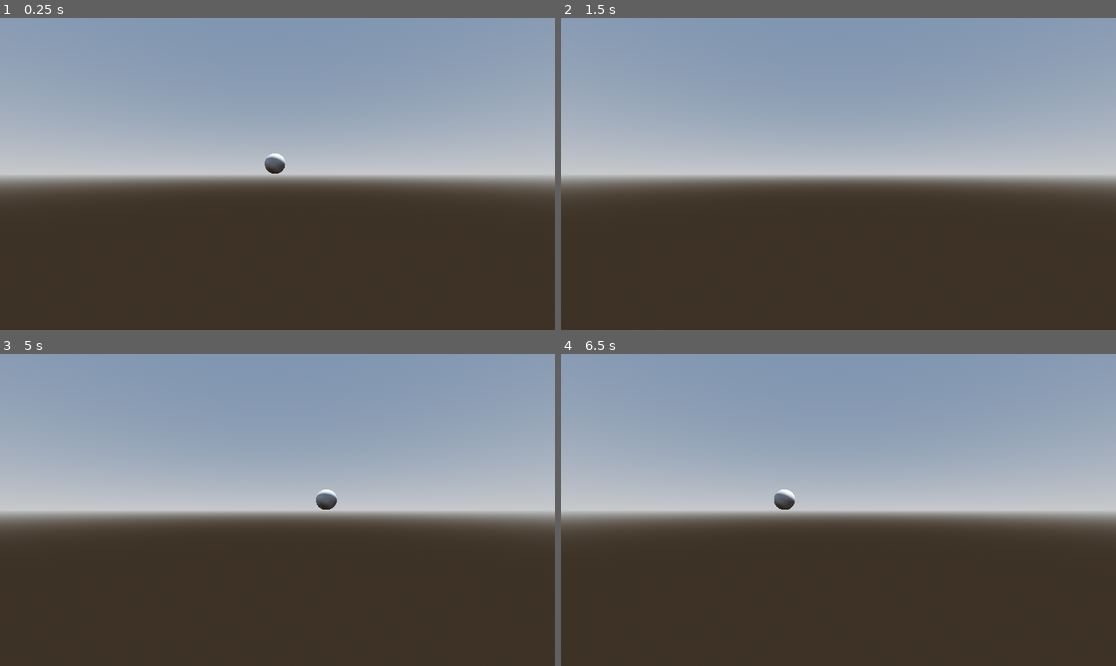
Above: before the commit, frames 1-4 (two rows, left to right).
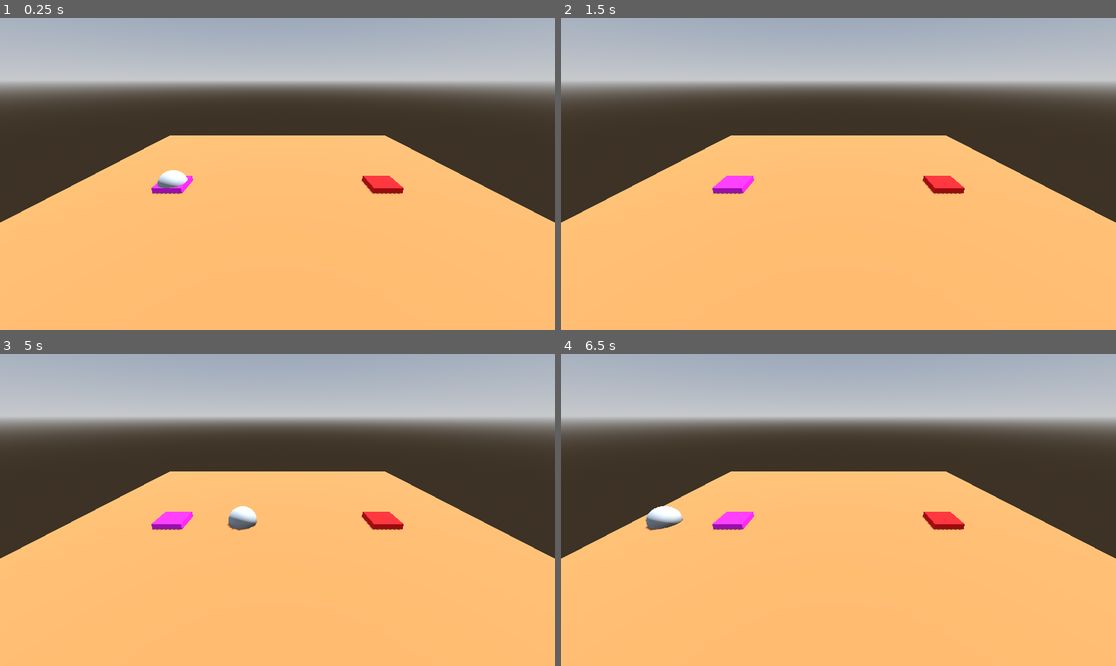
Above: after the commit, the same moments.

Repository: tautminas/sphere-in-a-maze
Game: Godot game, scene res://Level/level.tscn
The game is run twice, just before and just after one commit, with the same random seed, the same clock (stepped at 60 frames per second) and the same inputs. Before the commit the project starts from res://player.tscn.
Inputs:
- Up to frame 1 (0.25 s): no input
- Up to frame 2 (1.5 s): tap Enter at 0.5 s; hold Right (ui_right) 0.53-1.28 s; tap Space at 1.25 s; hold Left (ui_left) from 1.28 s (still down)
- Up to frame 3 (5 s): release Left (ui_left) at 2.03 s; hold Right (ui_right) 2.03-3.53 s; tap Enter at 2.75, 4.25 s; tap Space at 3.5 s; hold Left (ui_left) from 3.53 s (still down)
- Up to frame 4 (6.5 s): tap Space at 5.75 s; release Left (ui_left) at 5.78 s; hold Right (ui_right) from 5.78 s (still down)

The runs differ from the first frame. In frame 1, 99% of the frame differs, in the area x 0-100%, y 0-100%; in frame 2, 99%; in frame 3, 99%; in frame 4, 99%.

Commit message:
Create Level scene

Diff:
--- /dev/null
+++ b/Level/level.tscn
@@ -0,0 +1,56 @@
+[gd_scene load_steps=8 format=3 uid="uid://2kvn12xg8s8p"]
+
+[ext_resource type="PackedScene" uid="uid://cyhvniedkv4gs" path="res://player.tscn" id="1_ouy0f"]
+
+[sub_resource type="ProceduralSkyMaterial" id="ProceduralSkyMaterial_u31xn"]
+sky_horizon_color = Color(0.64625, 0.65575, 0.67075, 1)
+ground_horizon_color = Color(0.64625, 0.65575, 0.67075, 1)
+
+[sub_resource type="Sky" id="Sky_el50j"]
+sky_material = SubResource("ProceduralSkyMaterial_u31xn")
+
+[sub_resource type="Environment" id="Environment_dovew"]
+background_mode = 2
+sky = SubResource("Sky_el50j")
+tonemap_mode = 2
+
+[sub_resource type="StandardMaterial3D" id="StandardMaterial3D_0q7et"]
+albedo_color = Color(0.580392, 0.368627, 0.196078, 0.823529)
+
+[sub_resource type="StandardMaterial3D" id="StandardMaterial3D_hvt0v"]
+albedo_color = Color(1, 0.0705882, 1, 1)
+
+[sub_resource type="StandardMaterial3D" id="StandardMaterial3D_4n4e1"]
+albedo_color = Color(1, 0, 0.0352941, 1)
+
+[node name="Level" type="Node3D"]
+
+[node name="WorldEnvironment" type="WorldEnvironment" parent="."]
+environment = SubResource("Environment_dovew")
+
+[node name="DirectionalLight3D" type="DirectionalLight3D" parent="."]
+transform = Transform3D(-0.866023, -0.433016, 0.250001, 0, 0.499998, 0.866027, -0.500003, 0.749999, -0.43301, 0, 0, 0)
+shadow_enabled = true
+
+[node name="Floor" type="CSGBox3D" parent="."]
+transform = Transform3D(1, 0, 0, 0, 1, 0, 0, 0, 1, 0, -0.5, 0)
+use_collision = true
+size = Vector3(30, 1, 30)
+material = SubResource("StandardMaterial3D_0q7et")
+
+[node name="StartPad" type="CSGBox3D" parent="."]
+transform = Transform3D(1, 0, 0, 0, 1, 0, 0, 0, 1, -7.5, 0.2, 0)
+size = Vector3(2, 0.4, 2)
+material = SubResource("StandardMaterial3D_hvt0v")
+
+[node name="EndPad" type="CSGBox3D" parent="."]
+transform = Transform3D(1, 0, 0, 0, 1, 0, 0, 0, 1, 7.5, 0.2, 0)
+use_collision = true
+size = Vector3(2, 0.4, 2)
+material = SubResource("StandardMaterial3D_4n4e1")
+
+[node name="Camera3D" type="Camera3D" parent="."]
+transform = Transform3D(1, 0, 0, 0, 0.907777, 0.419452, 0, -0.419452, 0.907777, 0, 7, 13)
+
+[node name="Player" parent="." instance=ExtResource("1_ouy0f")]
+transform = Transform3D(1, 0, 0, 0, 1, 0, 0, 0, 1, -7.5, 0.2, 0)
--- a/player.tscn
+++ b/player.tscn
@@ -1,18 +1,6 @@
-[gd_scene load_steps=6 format=3 uid="uid://cyhvniedkv4gs"]
+[gd_scene load_steps=3 format=3 uid="uid://cyhvniedkv4gs"]
 
 [ext_resource type="Script" path="res://player.gd" id="1_ummwh"]
-
-[sub_resource type="ProceduralSkyMaterial" id="ProceduralSkyMaterial_ummh1"]
-sky_horizon_color = Color(0.64625, 0.65575, 0.67075, 1)
-ground_horizon_color = Color(0.64625, 0.65575, 0.67075, 1)
-
-[sub_resource type="Sky" id="Sky_vuu1w"]
-sky_material = SubResource("ProceduralSkyMaterial_ummh1")
-
-[sub_resource type="Environment" id="Environment_lco75"]
-background_mode = 2
-sky = SubResource("Sky_vuu1w")
-tonemap_mode = 2
 
 [sub_resource type="SphereMesh" id="SphereMesh_xnhxw"]
 radius = 1.0
@@ -21,17 +9,5 @@
 [node name="Player" type="Node3D"]
 script = ExtResource("1_ummwh")
 
-[node name="WorldEnvironment" type="WorldEnvironment" parent="."]
-environment = SubResource("Environment_lco75")
-
-[node name="DirectionalLight3D" type="DirectionalLight3D" parent="."]
-transform = Transform3D(-0.866023, -0.433016, 0.250001, 0, 0.499998, 0.866027, -0.500003, 0.749999, -0.43301, 0, 0, 0)
-shadow_enabled = true
-
 [node name="SphereMesh" type="MeshInstance3D" parent="."]
-transform = Transform3D(1, 0, 0, 0, 1, 0, 0, 0, 1, 0, 23, 0)
 mesh = SubResource("SphereMesh_xnhxw")
-
-[node name="Camera3D" type="Camera3D" parent="."]
-transform = Transform3D(0.999999, 0, -0.00150108, 0, 1, 0, 0.00150108, 0, 0.999999, 0.21076, 22, 19.7963)
-top_level = true
--- a/project.godot
+++ b/project.godot
@@ -11,7 +11,7 @@
 [application]
 
 config/name="Sphere in a Maze"
-run/main_scene="res://player.tscn"
+run/main_scene="res://Level/level.tscn"
 config/features=PackedStringArray("4.2", "GL Compatibility")
 config/icon="res://icon.svg"
 
